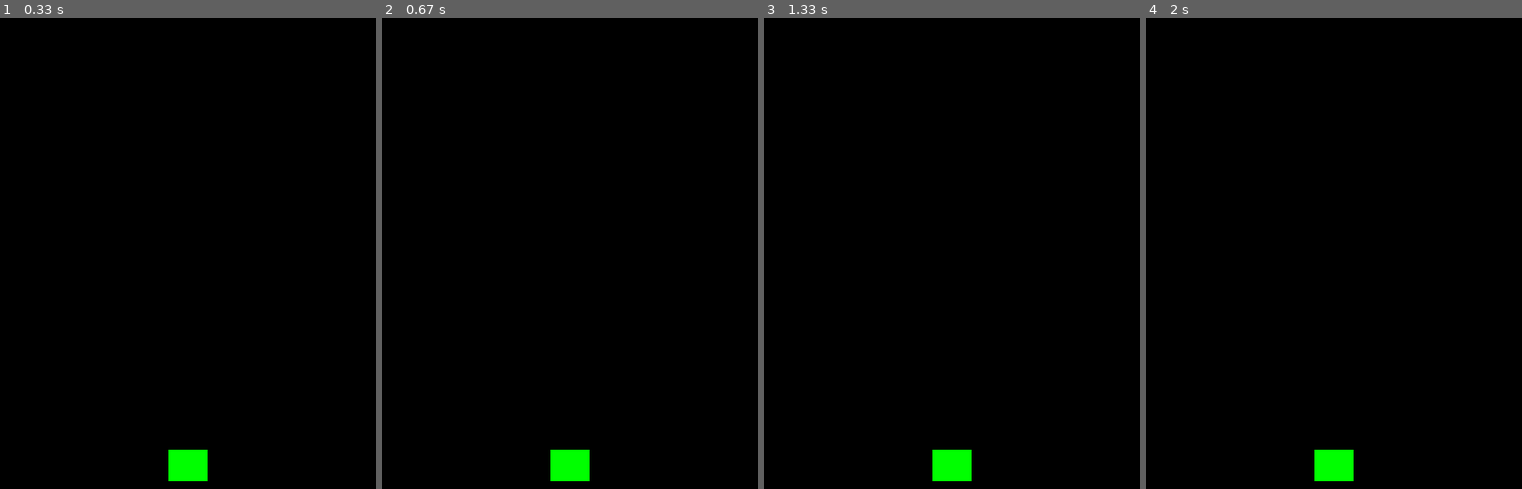
Above: before the commit, frames 1-4 (left to right).
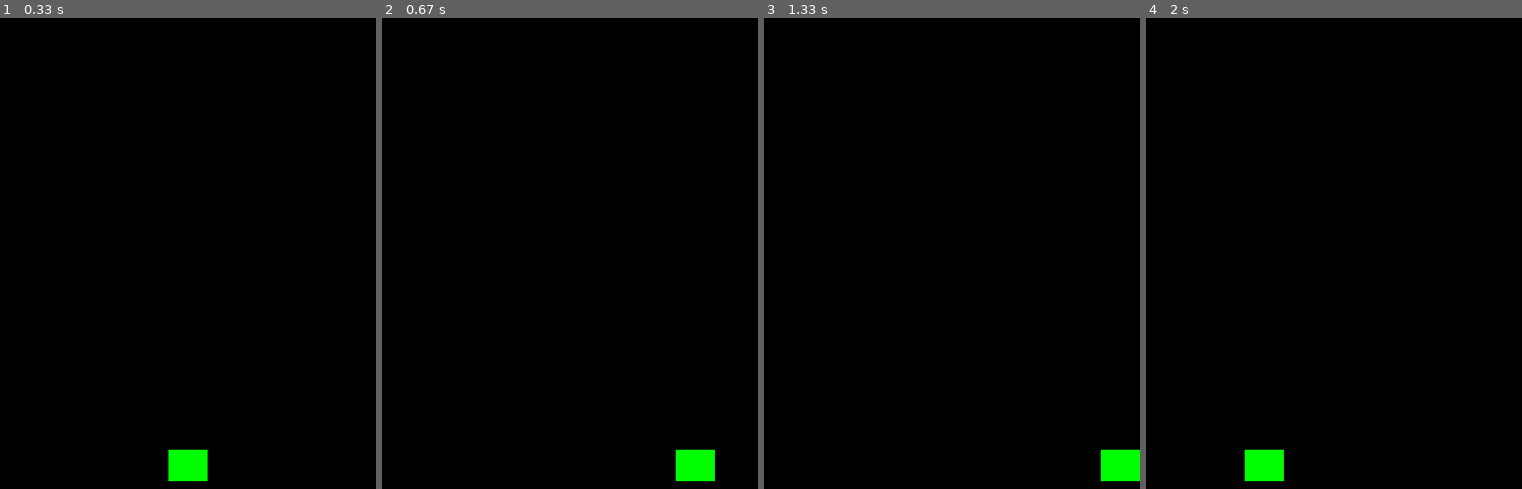
Above: after the commit, the same moments.

Repository: whereistanya/misc-learning-code
Game: pygame game, started from pygame/shmup.py
Two runs of this game, one before a commit and one after it. Both use one fixed random seed, a clock stepped at 60 frames per second and the inputs below.
Inputs:
- Up to frame 1 (0.33 s): no input
- Up to frame 2 (0.67 s): hold Right from 0.33 s (still down)
- Up to frame 3 (1.33 s): release Right at 0.8 s
- Up to frame 4 (2 s): hold Left 1.33-1.87 s; hold Left from 1.9 s (still down)

Frame 1 is identical in both runs. In frame 2, 1.4% of the frame differs, in the area x 44-89%, y 91-99%; in frame 3, 1.4%; in frame 4, 1.4%.

Commit message:
moving paddle

Diff:
--- a/pygame/shmup.py
+++ b/pygame/shmup.py
@@ -13,8 +13,18 @@
     self.rect.bottom = HEIGHT - 10
     self.speedx = 0
 
-    def update (self):
+  def update (self):
+       self.speedx = 0
+       keystate = pygame.key.get_pressed()
+       if keystate[pygame.K_LEFT]:
+         self.speedx = -8
+       if keystate[pygame.K_RIGHT]:
+         self.speedx = 8
        self.rect.x += self.speedx
+       if self.rect.right > WIDTH:
+         self.rect.right = WIDTH
+       if self.rect.left < 0:
+         self.rect.left = 0
 
 
 
@@ -33,7 +43,7 @@
 pygame.init()
 pygame.mixer.init()
 screen = pygame.display.set_mode((WIDTH, HEIGHT))
-pygame.display.set_caption("My Game")
+pygame.display.set_caption("The Grand Shmuppenation")
 clock = pygame.time.Clock()
 
 all_sprites = pygame.sprite.Group()
